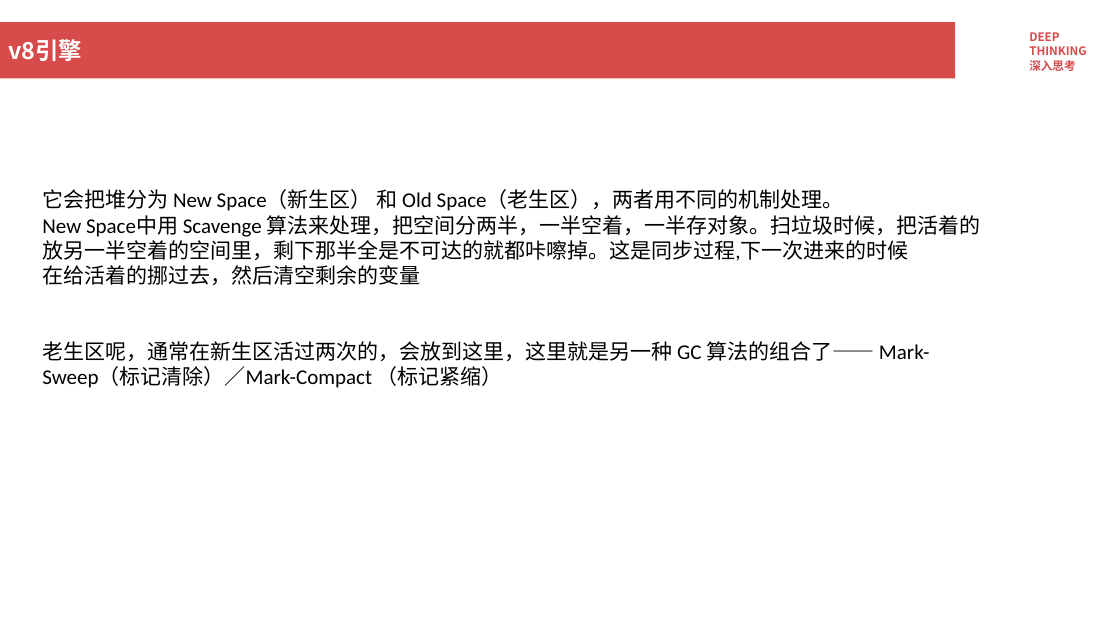
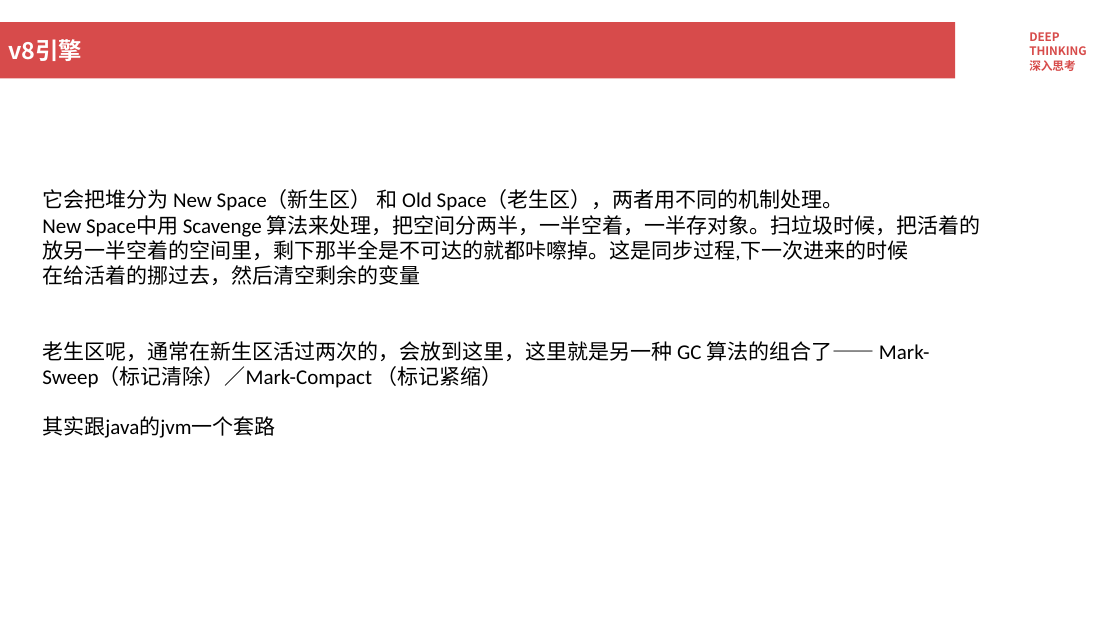
Before and after one commit to yixinagqingyuan/yys-browser, a slide deck: slide 22 of 浏览器工作原理.pptx. Drawn at 1120x630 pixels with LibreOffice and Linux fonts; fonts in the diff are those of the drawing; background and template pictures are left out. Boxes give left, top, right and bottom in pixels: in the first picture for what was removed or moved away, otherwise in the second. Text is boxed around its words. In the diff, an @@ line names an element or a change of style, - is before the commit and + after.

```diff
--- a/浏览器工作原理.pptx
+++ b/浏览器工作原理.pptx
@@ text at (x1=42, y1=416, x2=275, y2=438): paragraph added @@
+其实跟java的jvm一个套路
```
Also in this commit, not shown: 2 other slides changed, 2 other files.
